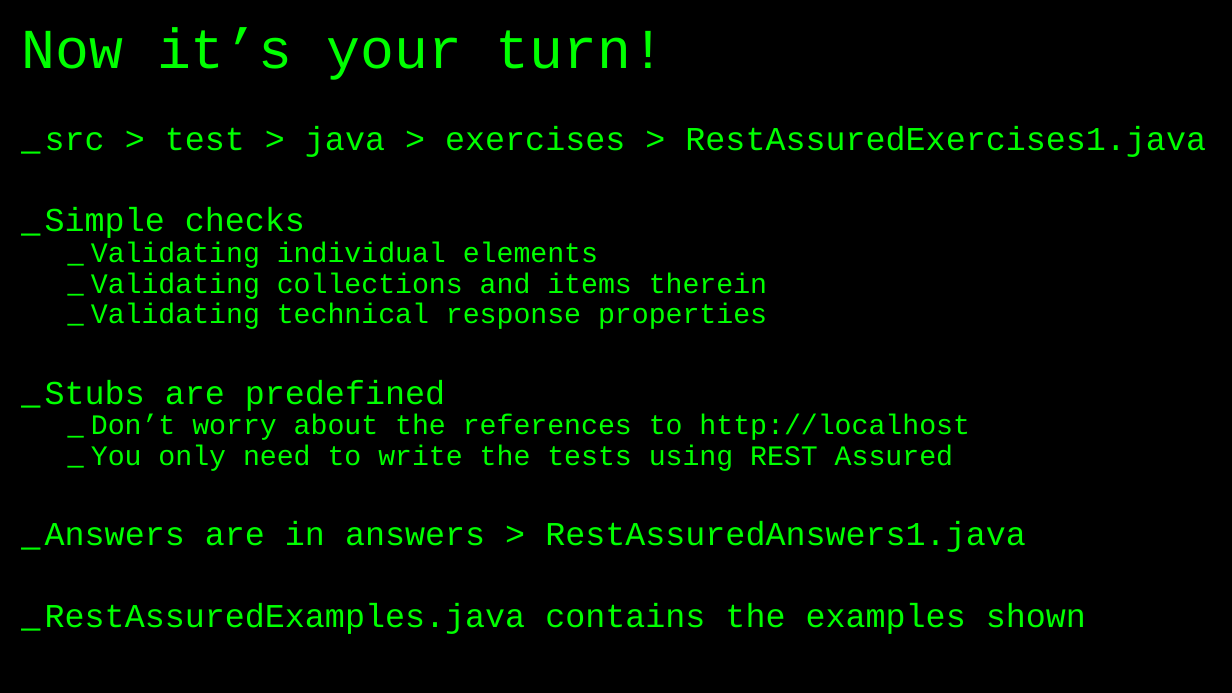
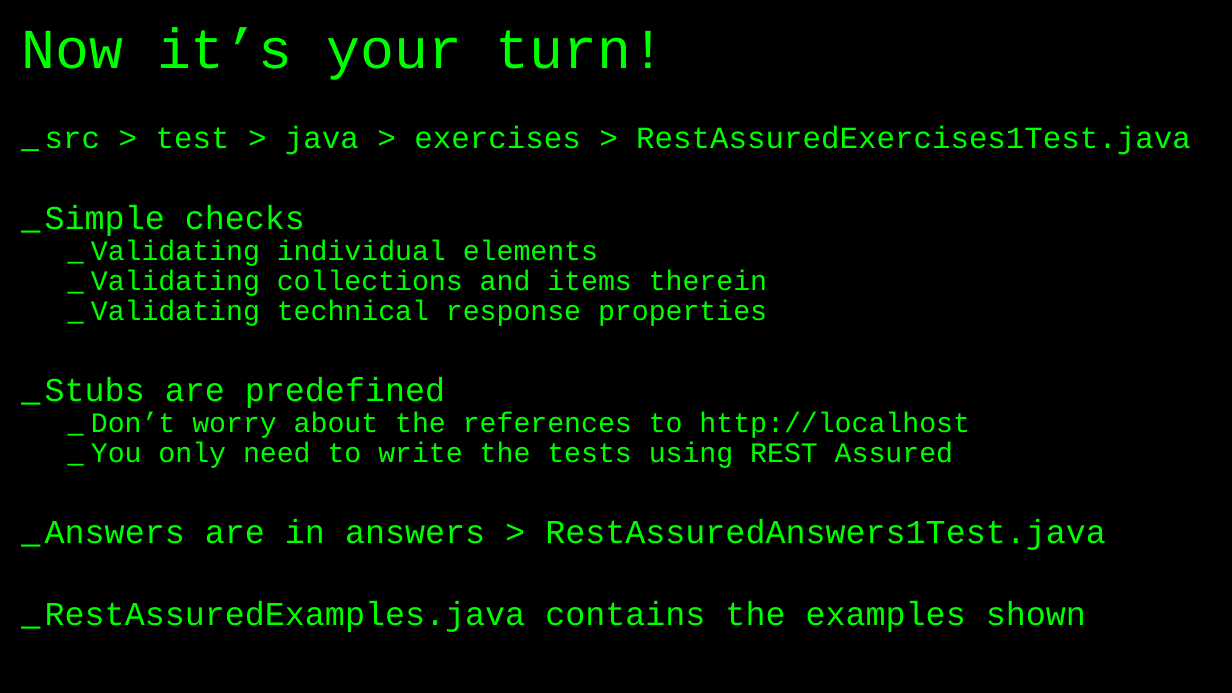
Before and after one commit to basdijkstra/rest-assured-workshop, a slide deck: slide 39 of RestAssuredWorkshop.pptx. Drawn at 1232x693 pixels with LibreOffice and Linux fonts; fonts in the diff are those of the drawing. Boxes give left, top, right and bottom in pixels: in the first picture for what was removed or moved away, otherwise in the second. Text is boxed around its words. In the diff, an @@ line names an element or a change of style, - is before the commit and + after.

```diff
--- a/RestAssuredWorkshop.pptx
+++ b/RestAssuredWorkshop.pptx
@@ text at [45, 126, 1191, 155]: text changed; size 26 to 24 pt @@
-_ src > test > java > exercises > RestAssuredExercises1.java
+_ src > test > java > exercises > RestAssuredExercises1Test.java
@@ text at [45, 519, 1106, 550]: text changed @@
-_ Answers are in answers > RestAssuredAnswers1.java
+_ Answers are in answers > RestAssuredAnswers1Test.java
```
Also in this commit, not shown: 5 other slides changed, 1 slide removed, 2 other files.
